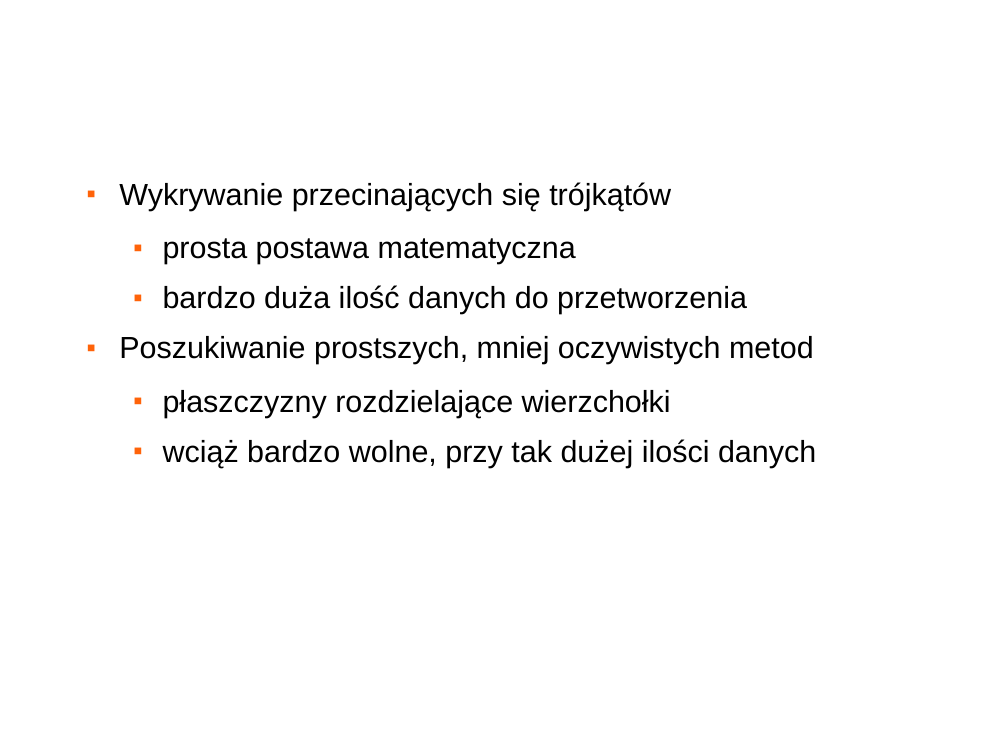
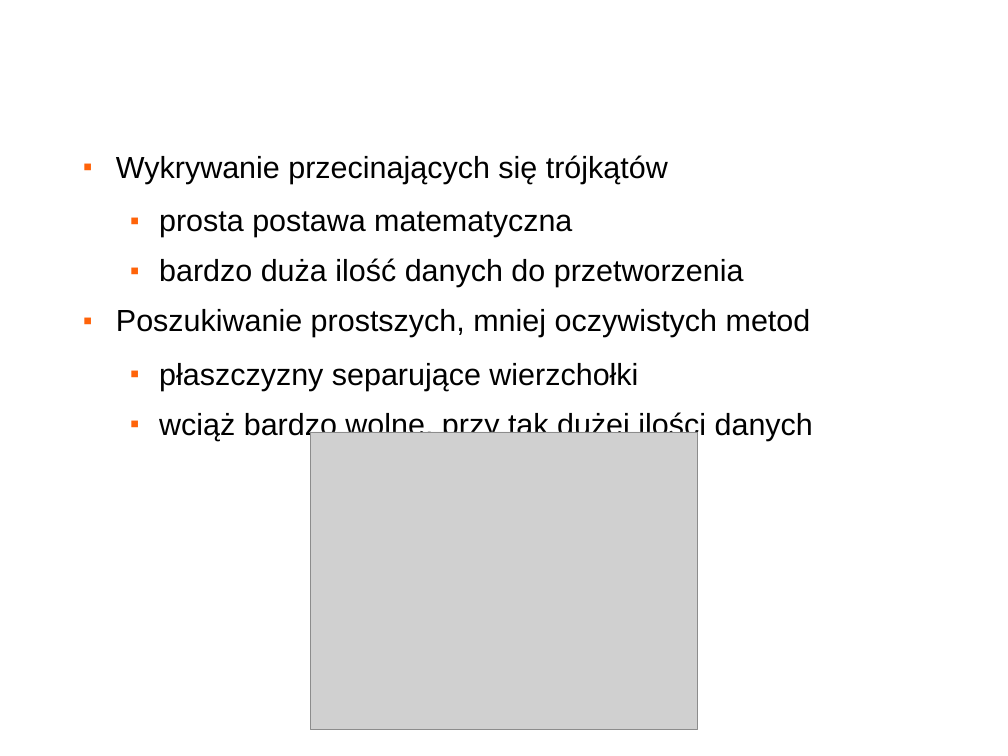
Before and after one commit to changtailiang/fighter3d-googlecode, a slide deck: slide 12 of Doc/obrona.odp. Drawn at 1008x756 pixels with LibreOffice and Linux fonts; fonts in the diff are those of the drawing; grey boxes stand for pictures; background and template pictures are left out. Boxes give left, top, right and bottom in pixels: in the first picture for what was removed or moved away, otherwise in the second. Text is boxed around its words. In the diff, an @@ line names an element or a change of style, - is before the commit and + after.

```diff
--- a/Doc/obrona.odp
+++ b/Doc/obrona.odp
@@ text "Wykrywanie przecinających się trójkątów": place and size @@
-text "Wykrywanie przecinających się trójkątów" at [119, 182, 816, 468]
+text "Wykrywanie przecinających się trójkątów" at [116, 155, 813, 440]
@@ text at [116, 156, 280, 184]: text changed @@
-Fizyka - wykrywanie kolizji
+Fizyka – wykrywanie kolizji
@@ text at [159, 363, 638, 391]: text changed @@
-  ■ płaszczyzny rozdzielające wierzchołki
+  ■ płaszczyzny separujące wierzchołki
@@ picture added at [311, 432, 698, 730] @@
```
Also in this commit, not shown: 16 other slides changed, 1 slide removed, 14 other files.
